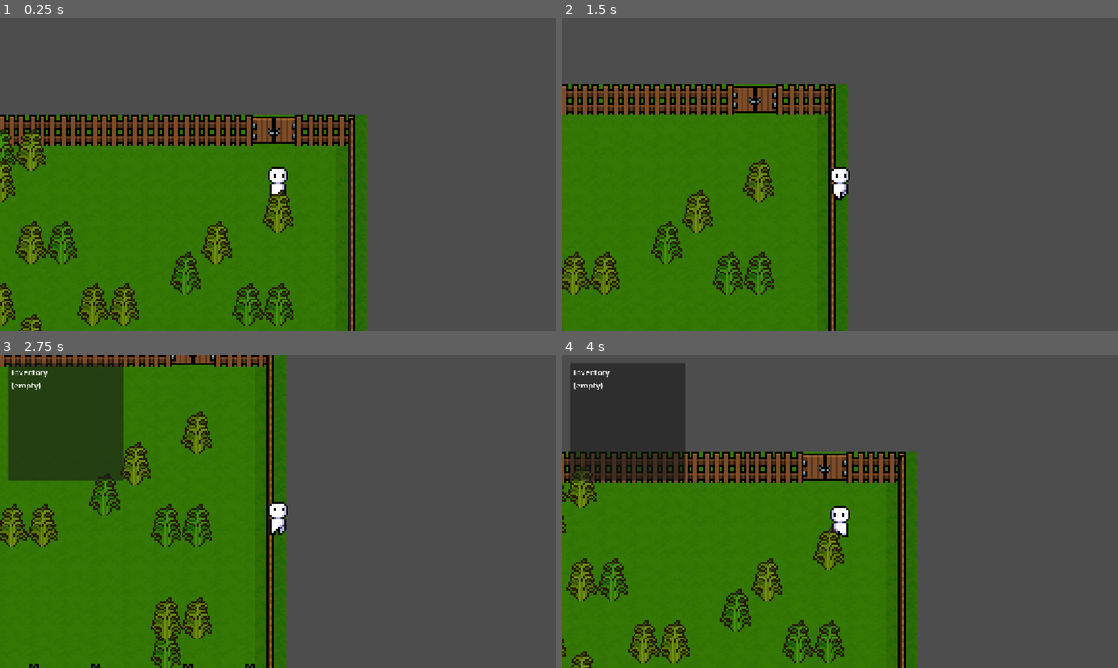
Above: before the commit, frames 1-4 (two rows, left to right).
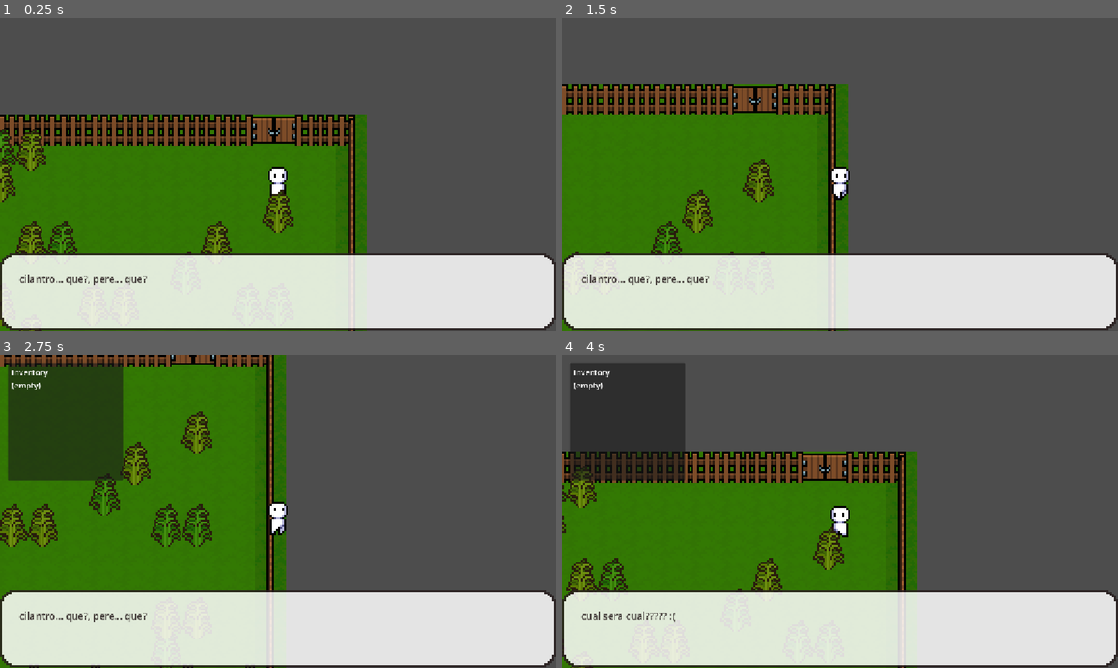
Above: after the commit, the same moments.

Repository: Formvoid-83/Sabe_a_casa
Game: Godot game, scene res://scenes/garden/Garden.tscn
Same seed, same stepped clock (60 frames per second), same inputs: the game is played once before the commit and once after it.
Inputs:
- Up to frame 1 (0.25 s): no input
- Up to frame 2 (1.5 s): tap Enter (ui_accept) at 0.5, 0.77 s; hold Right (ui_right) 0.53-1.28 s; tap I at 0.6, 1.35 s; hold Down (ui_down) from 1.28 s (still down)
- Up to frame 3 (2.75 s): tap Enter (ui_accept) at 1.52 s; release Down (ui_down) at 2.03 s; hold Right (ui_right) from 2.03 s (still down); tap I at 2.1 s
- Up to frame 4 (4 s): release Right (ui_right) at 2.78 s; hold Up (ui_up) 2.78-3.53 s; tap I at 2.85, 3.6 s; tap Enter (ui_accept) at 3.02, 3.77 s; hold Left (ui_left) from 3.53 s (still down)

The runs differ from the first frame. In frame 1, 24% of the frame differs, in the area x 0-100%, y 75-100%; in frame 2, 24%; in frame 3, 25%; in frame 4, 24%.

Commit message:
feat: add mensaje

Diff:
--- a/scenes/garden/garden.gd
+++ b/scenes/garden/garden.gd
@@ -19,6 +19,11 @@
 	spawner.spawn_count = item_count
 	spawner.spawn_area = spawn_area
 	add_child(spawner)
+	Bubbles.say("cilantro... que?, pere... que?" , 3 )
+	# Wait until the first bubble has fully closed, then show the next one.
+	await Bubbles.closed
+	Bubbles.say("cual sera cual????? :(", 3)
+
 
 # Surrounds the painted area of every TileMapLayer with solid cells, so the
 # player can't step onto any cell that has no tile in any layer.
--- a/scenes/world/living_room.tscn
+++ b/scenes/world/living_room.tscn
@@ -123,6 +123,7 @@
 script = ExtResource("19_spawn")
 item_pool = Array[ExtResource("20_idata")]([ExtResource("11_wblbh"), ExtResource("12_uh81s"), ExtResource("13_fmf3r"), ExtResource("14_b4w1u"), ExtResource("15_63lv3"), ExtResource("16_dlasf"), ExtResource("17_qllja"), ExtResource("18_albvo")])
 floor_layer = NodePath("../Floor")
+
 [node name="KitchenDoor" type="Area2D" parent="." unique_id=273735001]
 position = Vector2(112, 24)
 collision_layer = 0
Not shown: 1 places in scenes/garden/Garden.tscn that only renumber resources
Not shown: 1 places in scenes/world/living_room.tscn that only renumber resources
